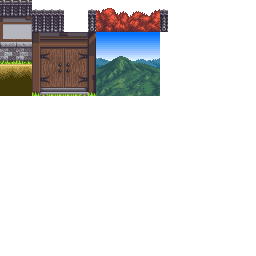
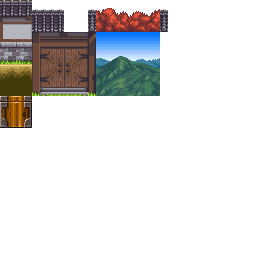
Comparing the layer stacks of the two 256 × 256 images. Changes:
added layer "Box" above "Roof left" over [0,96,32,128]
